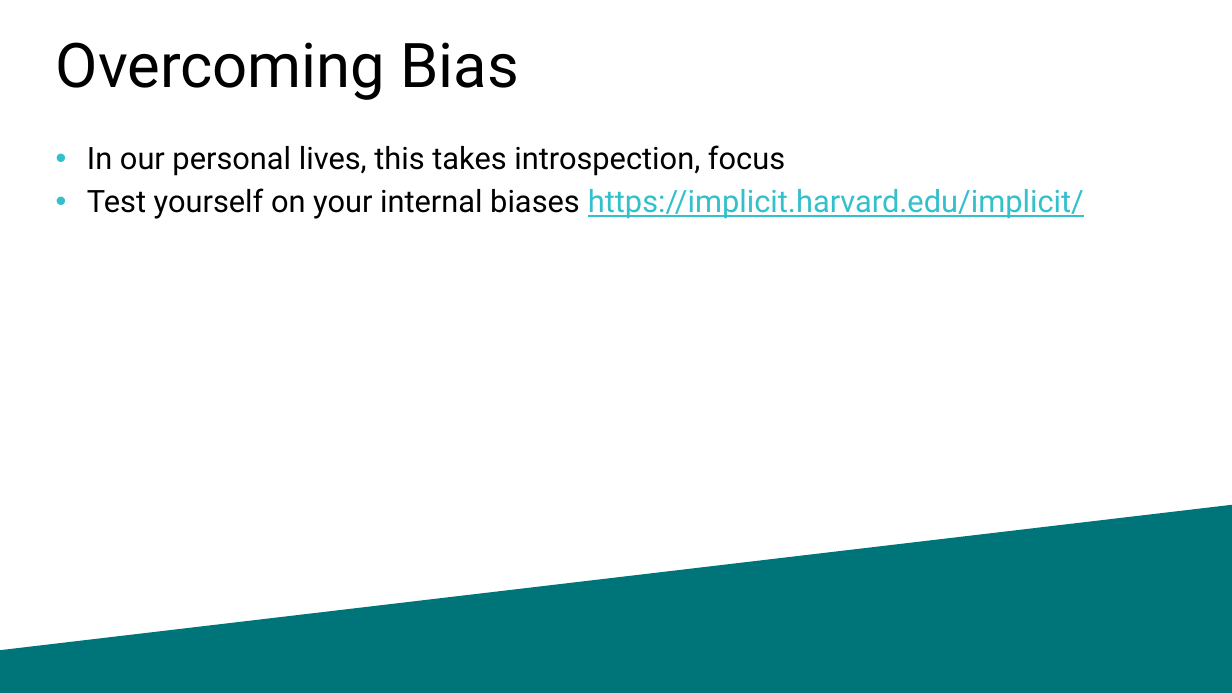
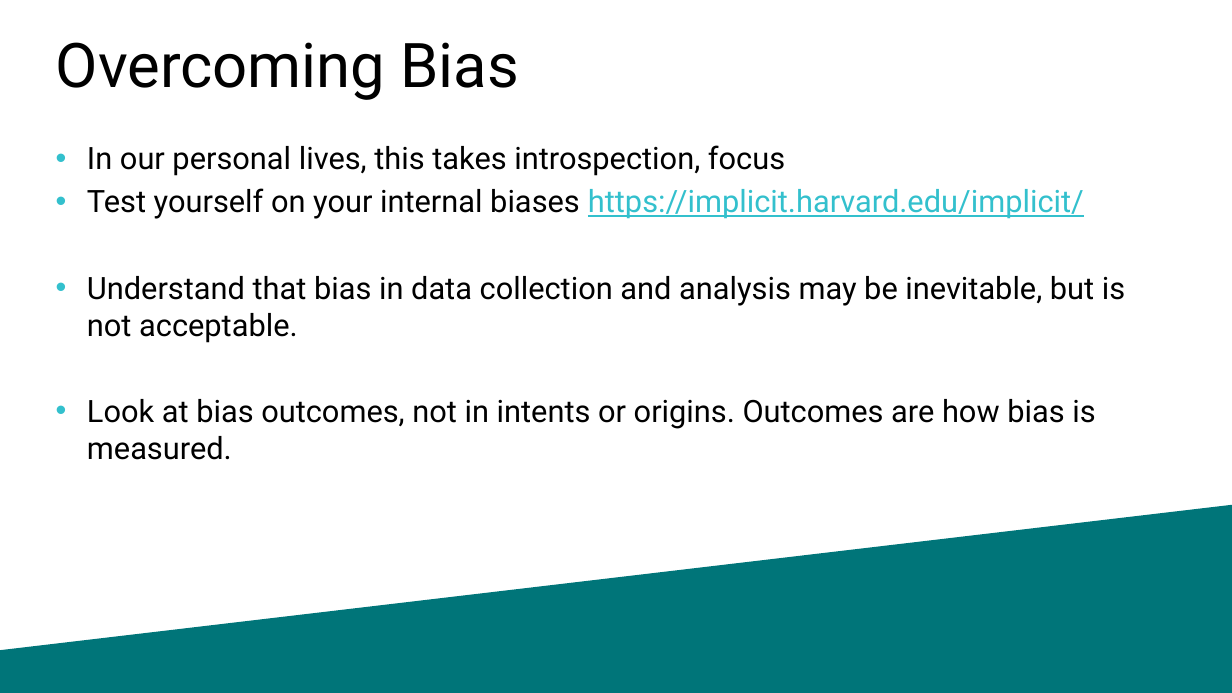
Before and after one commit to williamadba/Public-Presentations, a slide deck: slide 13 of SQLSat Baton Rouge BI 2020/Ethics in Modern Data.pptx (slide 10 before the commit). Drawn at 1232x693 pixels with LibreOffice and Linux fonts; fonts in the diff are those of the drawing. Boxes give left, top, right and bottom in pixels: in the first picture for what was removed or moved away, otherwise in the second. Text is boxed around its words. In the diff, an @@ line names an element or a change of style, - is before the commit and + after.

```diff
--- a/SQLSat Baton Rouge BI 2020/Ethics in Modern Data.pptx
+++ b/SQLSat Baton Rouge BI 2020/Ethics in Modern Data.pptx
@@ text at (87, 276, 1125, 460): paragraphs added @@
+• Understand that bias in data collection and analysis may be inevitable, but is not acceptable.
+• Look at bias outcomes, not in intents or origins. Outcomes are how bias is measured.
```
Also in this commit, not shown: 6 other slides changed, 13 slides added.
